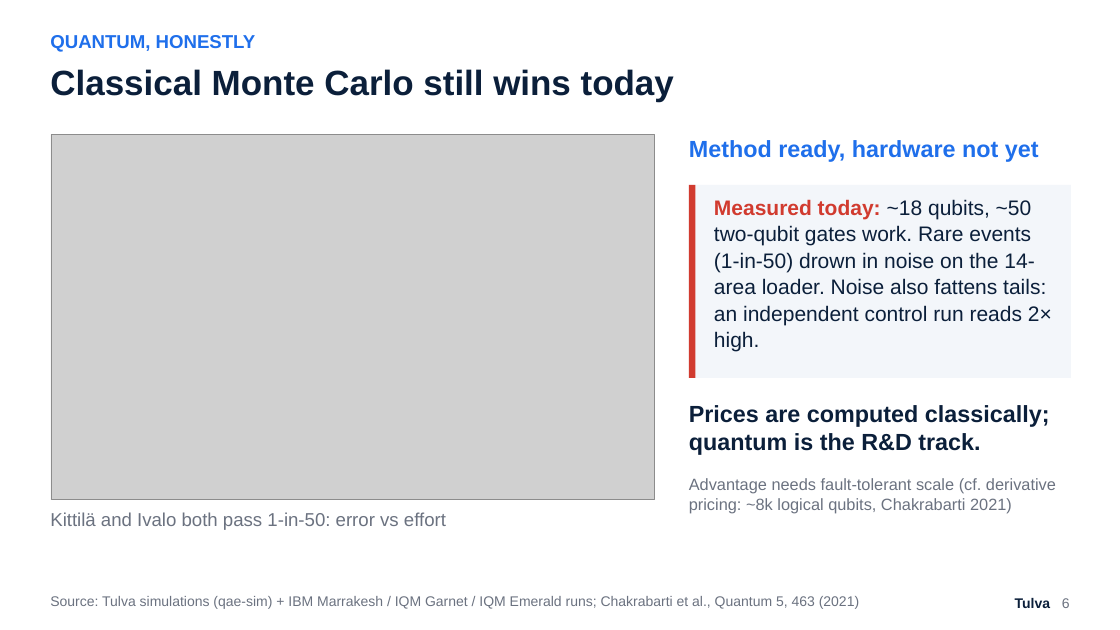
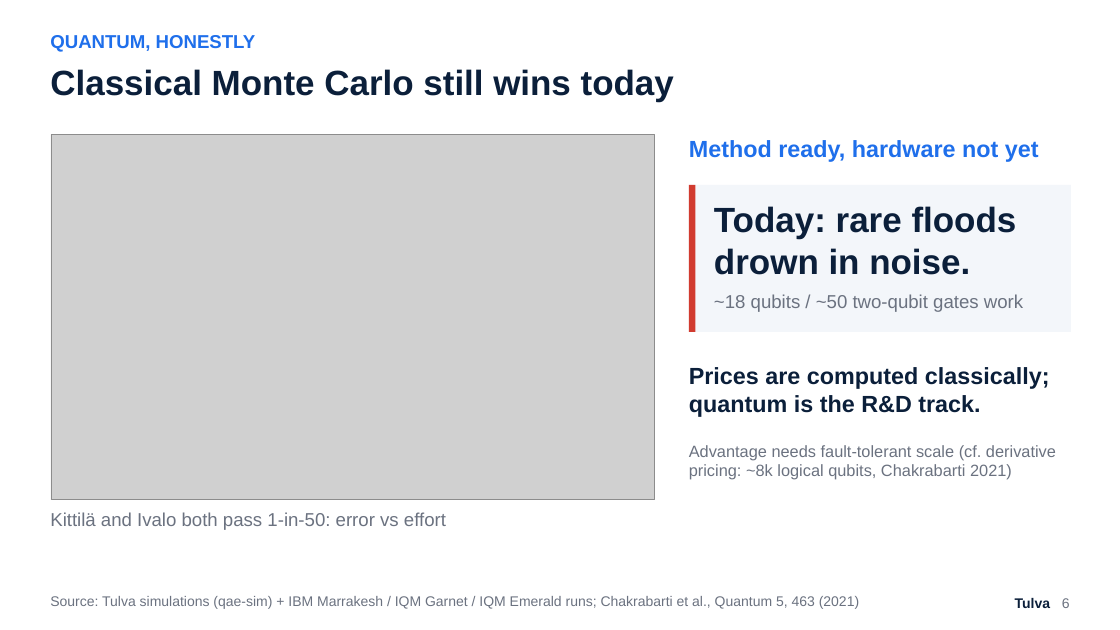
Before and after one commit to Zawaer/tulva, a slide deck: slide 6 of deck/Tulva_QxF2026.pptx. Drawn at 1120x630 pixels with LibreOffice and Linux fonts; fonts in the diff are those of the drawing; grey boxes stand for pictures. Boxes give left, top, right and bottom in pixels: in the first picture for what was removed or moved away, otherwise in the second. Text is boxed around its words. In the diff, an @@ line names an element or a change of style, - is before the commit and + after.

```diff
--- a/deck/Tulva_QxF2026.pptx
+++ b/deck/Tulva_QxF2026.pptx
@@ rectangle: place and size @@
-rectangle at bbox=[689, 185, 1071, 378]
+rectangle at bbox=[689, 185, 1071, 332]
@@ rectangle: place and size @@
-rectangle at bbox=[689, 185, 696, 378]
+rectangle at bbox=[689, 185, 696, 332]
@@ text at bbox=[714, 206, 1017, 275]: text changed; size 18 to 30 pt; bold on @@
-Measured today: ~18 qubits, ~50 two-qubit gates work. Rare events (1-in-50) drown in noise on the 14-area loader. Noise also fattens tails: an independent control run reads 2× high.
+Today: rare floods drown in noise.
@@ text added at bbox=[714, 294, 1023, 312], 16 pt, text #6B7280 @@
+~18 qubits / ~50 two-qubit gates work
@@ text "Prices are computed classically; quantum ...": place and size @@
-text "Prices are computed classically; quantum ..." at bbox=[689, 405, 1050, 455]
+text "Prices are computed classically; quantum ..." at bbox=[689, 367, 1050, 417]
@@ text "Advantage needs fault-tolerant scale (cf. ...": place and size @@
-text "Advantage needs fault-tolerant scale (cf. ..." at bbox=[689, 478, 1056, 514]
+text "Advantage needs fault-tolerant scale (cf. ..." at bbox=[689, 445, 1056, 480]
```
Also in this commit, not shown: 3 other slides changed, 12 other files.
